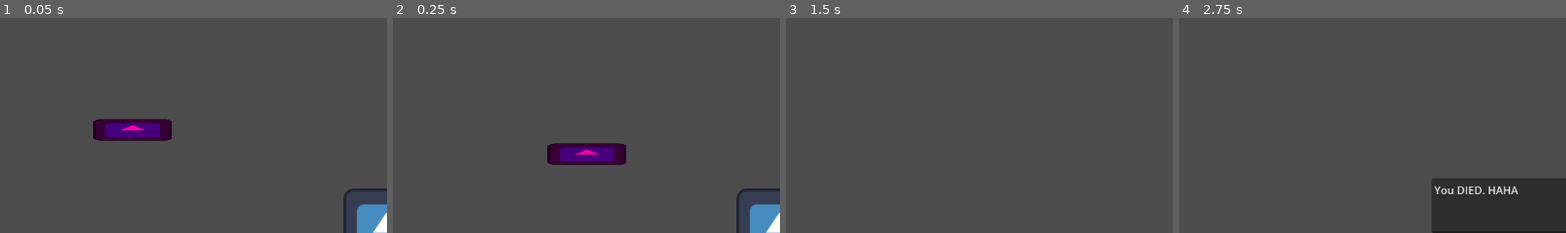
Above: before the commit, frames 1-4 (left to right).
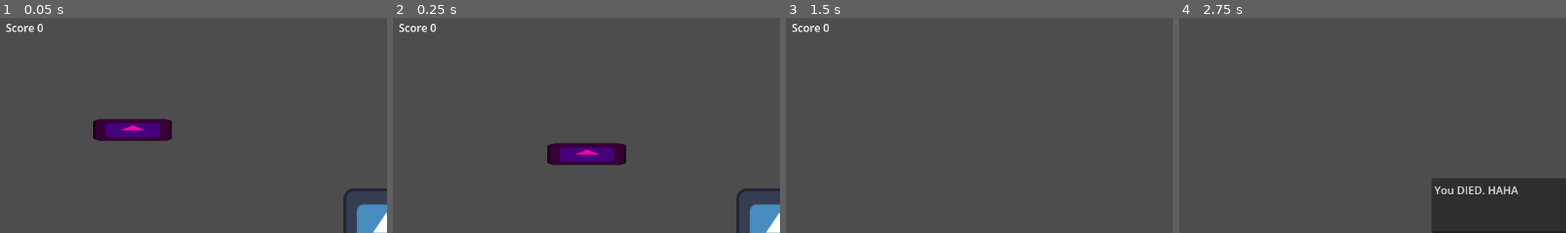
Above: after the commit, the same moments.

Repository: elVariable/gamejam
Game: Godot game, scene res://scences/main.tscn
The game is run twice, just before and just after one commit, with the same random seed, the same clock (stepped at 60 frames per second) and the same inputs. The engine's default icon, where the game draws it, is replaced by a stand-in: a white triangle on a blue panel in a dark square.
Inputs:
- Up to frame 1 (0.05 s): no input
- Up to frame 2 (0.25 s): no input
- Up to frame 3 (1.5 s): hold D (Right) 0.53-1.28 s; tap U (Fire0) at 0.6 s; hold S (Down) from 1.28 s (still down); tap I (Fire1) at 1.35 s
- Up to frame 4 (2.75 s): release S (Down) at 2.03 s; hold D (Right) from 2.03 s (still down); tap O (Fire2) at 2.1 s
The pictures show only the part of the screen within x 0-50%, y 0-50%; the shares and areas given below are measured in that part.

The runs differ from the first frame. In frame 1, 0.2% of the frame differs, in the area x 1-12%, y 2-7%; in frame 2, 0.2%; in frame 3, 0.2%; in frame 4, nothing differs.

Commit message:
Add UI to main scene

Diff:
--- a/scences/main.tscn
+++ b/scences/main.tscn
@@ -1,7 +1,8 @@
-[gd_scene load_steps=3 format=3 uid="uid://clbtukas48r8x"]
+[gd_scene load_steps=4 format=3 uid="uid://clbtukas48r8x"]
 
 [ext_resource type="PackedScene" uid="uid://culh4svls8ec1" path="res://scences/player.tscn" id="1_v82rg"]
-[ext_resource type="PackedScene" uid="uid://pq07bfjkoogy" path="res://scences/enemy.tscn" id="2_wjijj"]
+[ext_resource type="PackedScene" path="res://scences/enemy.tscn" id="2_wjijj"]
+[ext_resource type="PackedScene" uid="uid://dll22mutbq5yo" path="res://scences/ui.tscn" id="3_gwwu0"]
 
 [node name="level" type="Node2D"]
 
@@ -11,3 +12,5 @@
 
 [node name="Enemy" parent="." instance=ExtResource("2_wjijj")]
 position = Vector2(176, 165)
+
+[node name="UI" parent="." instance=ExtResource("3_gwwu0")]
